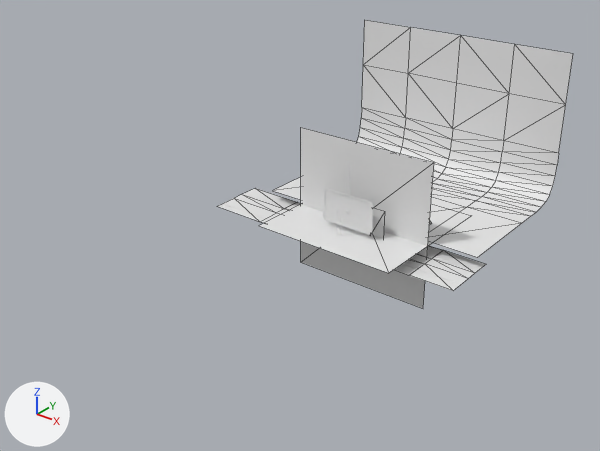
One commit to the glTF model src/assets/cst.glb: the scene before it, then after it.
Camera for both pictures: a camera (50 mm lens) standing at (27.3, -42.7, 23.4) and looking at (-1.1, -7.1, 1.4). The lights are fixed; the arrows at lower left show +X, +Y and +Z. The first picture is the older version. Mesh edges are drawn as thin lines on the coarser meshes. Where no turn or scale is listed for an object, it has been applied to the vertices. Vertices at exactly the same position are counted once.

The first picture shows 'BgCurve', 'CableShadow', 'SmokeFloor', 'SmokeOver', 'iPad' and 3 more.
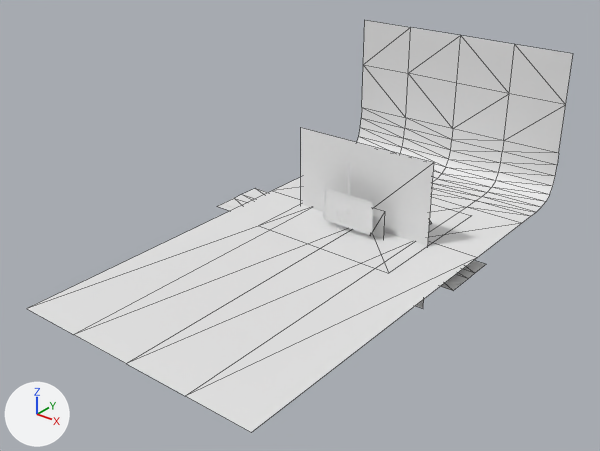
Location of each change, [x1, y1, x2, y2] in pixels of the pictures (600 x 451 px):
'BgCurve', reshaped (82% wider, 73% taller): before [273, 20, 573, 258]; after [27, 20, 573, 432]
part 1 of me_plane_009, added: after [27, 191, 477, 432]
'CableShadow', unchanged, covered by the edit: [217, 188, 486, 291] in both

Diff of the bpy script that builds the scene:
```diff
--- a/src/assets/cst.glb.py
+++ b/src/assets/cst.glb.py
@@ me_plane_009 @@
 # used by ob_bgcurve; location = (0.0, -1.49, -0.09)
 # verts and faces of me_plane_009; kept vertices keep their numbers, new ones are numbered from 65
 # before: 60 (8.1, 0.0, 0.0) at pixel (477, 257), 61 (0.0, 0.0, 0.0), 62 (4.0, 0.0, 0.0), 63 (-8.1, 0.0, 0.0) at pixel (272, 190), 64 (-4.0, 0.0, 0.0)
-me_plane_009.from_pydata(...)  # 65 vertices, 96 faces; spans x -8.1..8.1, y 0.0..10.8, z 0.0..10.2
+me_plane_009.from_pydata(...)  # 70 vertices, 104 faces; spans x -8.1..8.1, y -20.4..10.8, z 0.0..10.2
+# me_plane_009 part 1
+for new, old in zip([*range(65, 70)], [*range(60, 65)]): verts[new] = verts[old] + (0.0, -20.4, 0.0)
+faces += [(61, 64, 69), (61, 69, 66), (61, 66, 62), (62, 66, 67), (63, 68, 64), (64, 68, 69)]
+faces += [(60, 62, 67), (60, 67, 65)]
```
